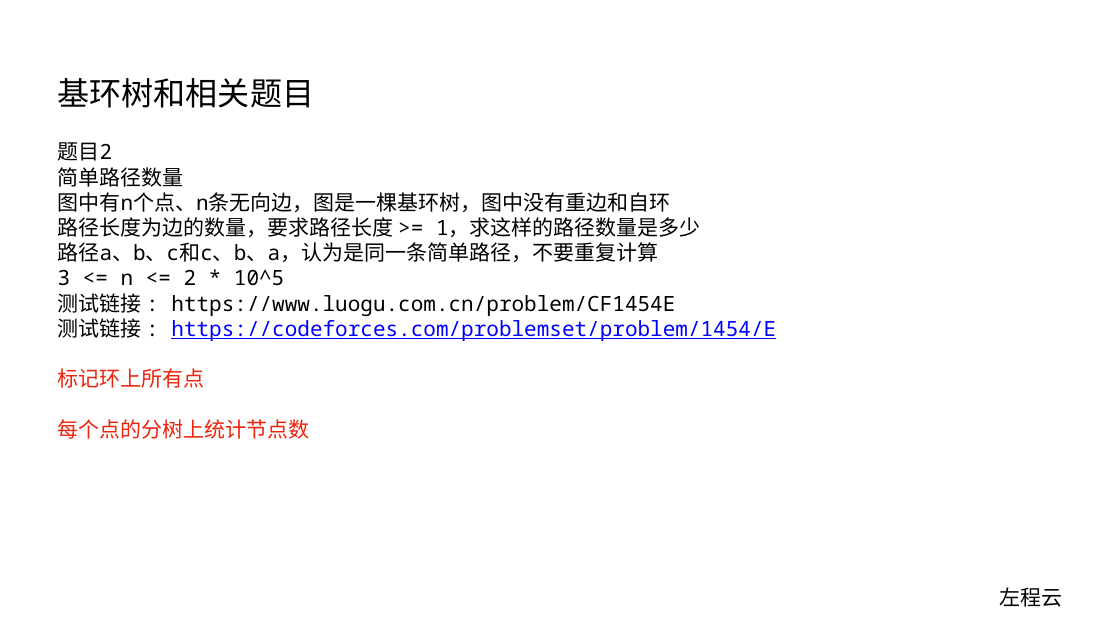
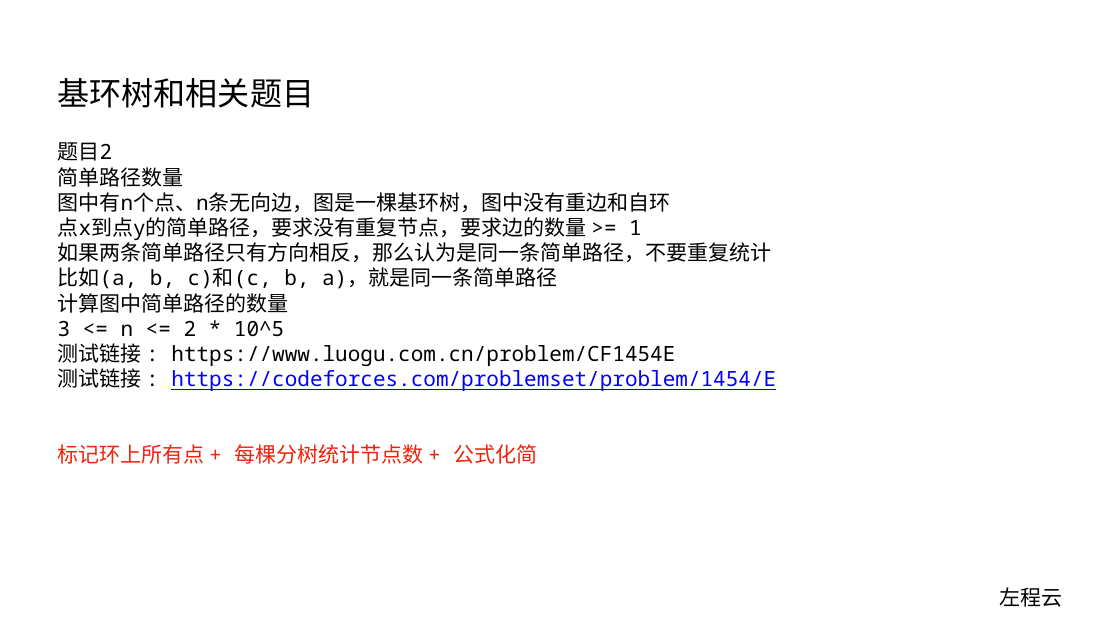
Before and after one commit to algorithmzuo/algorithm-journey, a slide deck: slide 7 of ppt/算法讲解199【挺难】基环树和相关题目.pptx. Drawn at 1120x630 pixels with LibreOffice and Linux fonts; fonts in the diff are those of the drawing. Boxes give left, top, right and bottom in pixels: in the first picture for what was removed or moved away, otherwise in the second. Text is boxed around its words. In the diff, an @@ line names an element or a change of style, - is before the commit and + after.

```diff
--- a/ppt/算法讲解199【挺难】基环树和相关题目.pptx
+++ b/ppt/算法讲解199【挺难】基环树和相关题目.pptx
@@ text at (58, 217, 772, 313): text changed @@
-路径长度为边的数量，要求路径长度 >= 1，求这样的路径数量是多少
-路径a、b、c和c、b、a，认为是同一条简单路径，不要重复计算
+点x到点y的简单路径，要求没有重复节点，要求边的数量 >= 1
+如果两条简单路径只有方向相反，那么认为是同一条简单路径，不要重复统计
+比如(a, b, c)和(c, b, a)，就是同一条简单路径
+计算图中简单路径的数量
@@ text at (58, 444, 537, 464): text changed @@
-标记环上所有点
-每个点的分树上统计节点数
+标记环上所有点 + 每棵分树统计节点数 + 公式化简
```
Also in this commit, not shown: 2 other files.
